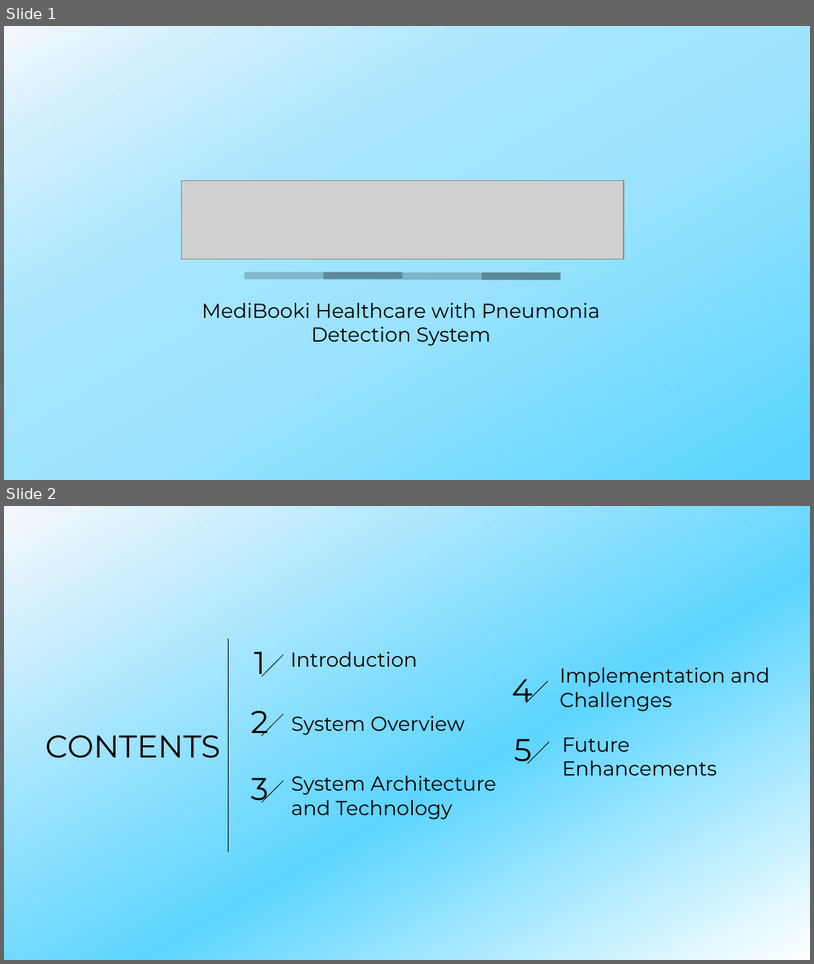
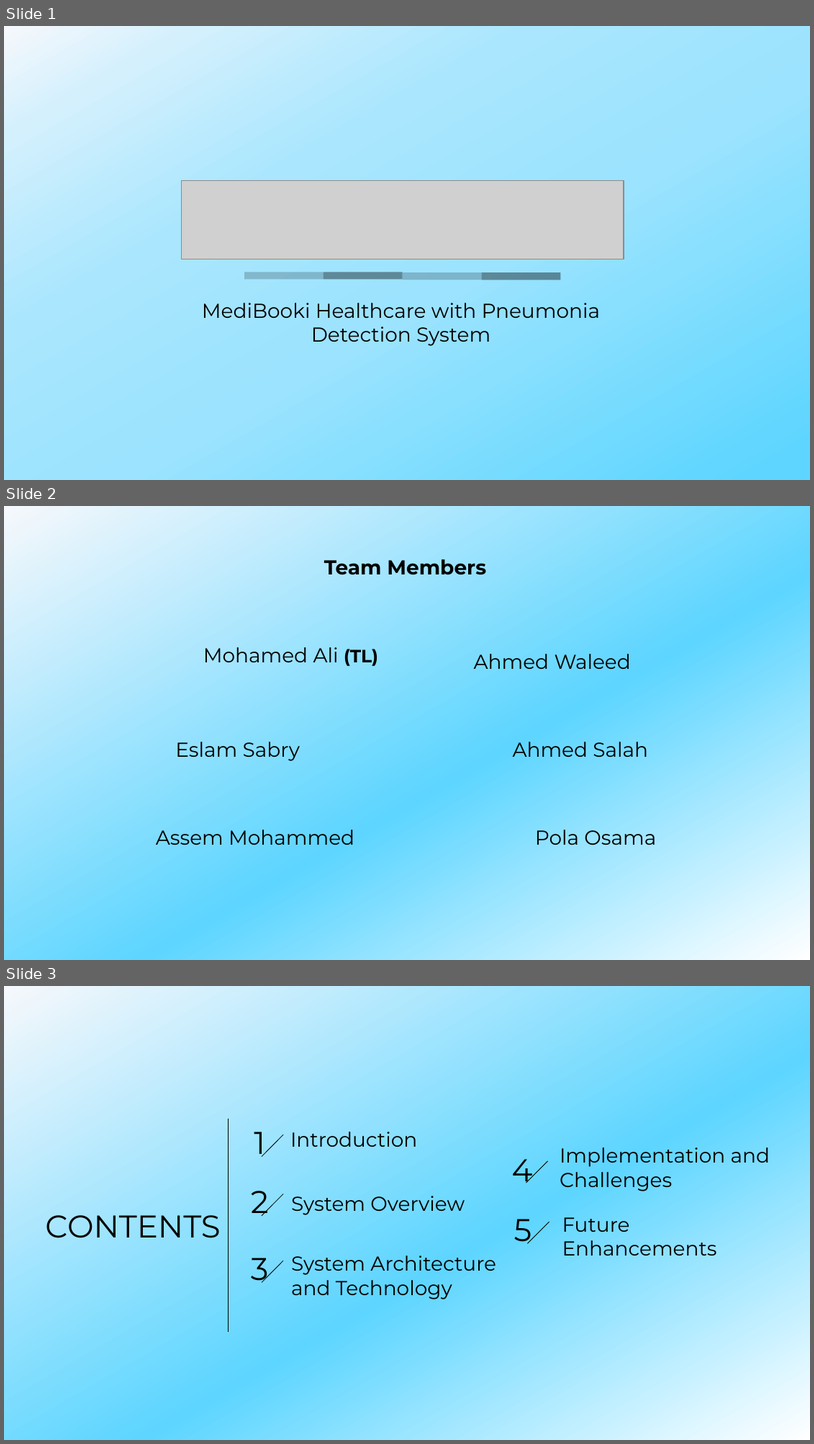
Before and after one commit to MediBooki/Documetion-files, a slide deck: Presentation/Presentation.pptx. Shown one above the other, each under a label of ours: slides 1 and 2 before the commit, slides 1, 2 and 3 after it. The pictures are 814x964 and 814x1444 pixels, drawn with LibreOffice and Linux fonts; fonts in the diff are those of the drawing; grey boxes stand for pictures. Boxes give left, top, right and bottom in pixels: in the first picture for what was removed or moved away, otherwise in the second. Text is boxed around its words. In the diff, an @@ line names an element or a change of style, - is before the commit and + after.

Commit message:
AddTeamMember

```diff
--- a/Presentation/Presentation.pptx
+++ b/Presentation/Presentation.pptx
@@ slide 2 added at (x1=4, y1=506, x2=810, y2=960), background gradient #F6F8FC to #5DD5FF to #FFFFFF @@
@@ text added at (x1=324, y1=559, x2=486, y2=575), 18 pt, text #000000, bold @@
+Team Members
@@ text added at (x1=203, y1=647, x2=378, y2=666), 18 pt, text #000000 @@
+Mohamed Ali (TL)
@@ text added at (x1=474, y1=654, x2=631, y2=669), 18 pt, text #000000 @@
+Ahmed Waleed
@@ text added at (x1=175, y1=741, x2=300, y2=761), 18 pt, text #000000 @@
+Eslam Sabry
@@ text added at (x1=513, y1=741, x2=648, y2=757), 18 pt, text #000000 @@
+Ahmed Salah
@@ text added at (x1=156, y1=829, x2=355, y2=844), 18 pt, text #000000 @@
+Assem Mohammed
@@ text added at (x1=535, y1=829, x2=656, y2=844), 18 pt, text #000000 @@
+Pola Osama
@@ what was slide 2 is now slide 3 @@
```
